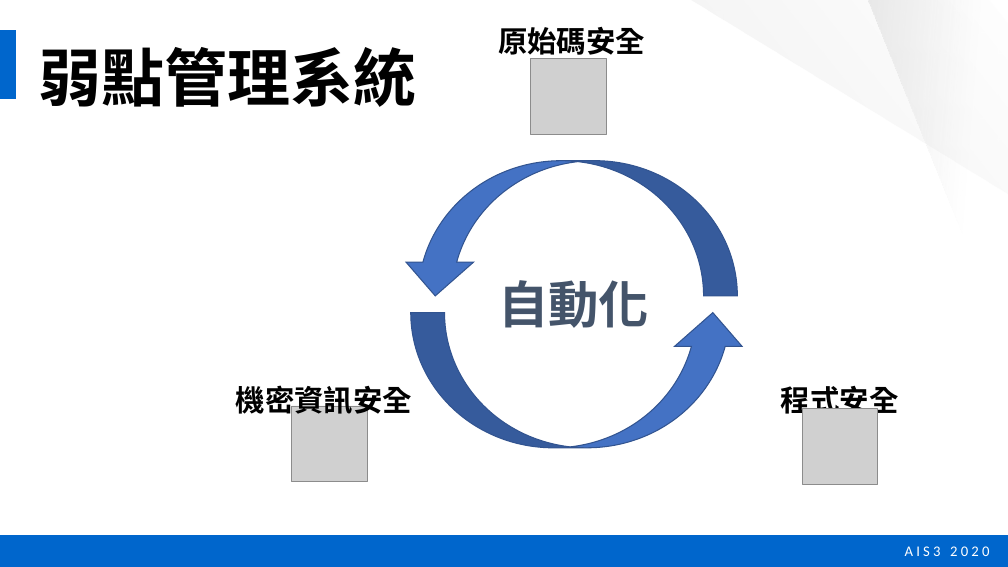
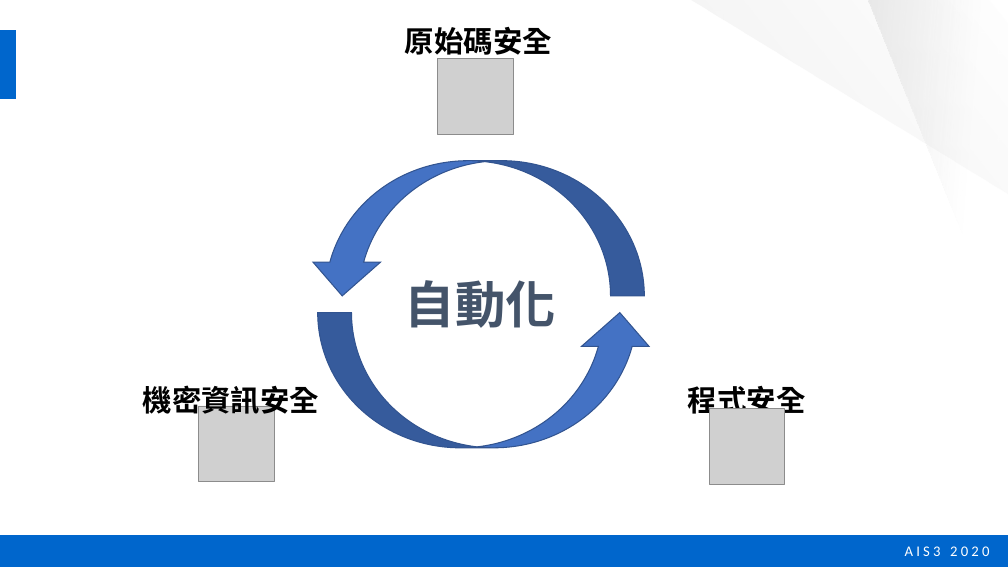
Before and after one commit to twinklestar03/AIS3-Dragon, a slide deck: slide 7 of Slide/AIS3 dragon security .pptx. Drawn at 1008x567 pixels with LibreOffice and Linux fonts; fonts in the diff are those of the drawing; grey boxes stand for pictures. Boxes give left, top, right and bottom in pixels: in the first picture for what was removed or moved away, otherwise in the second. Text is boxed around its words. In the diff, an @@ line names an element or a change of style, - is before the commit and + after.

```diff
--- a/Slide/AIS3 dragon security .pptx
+++ b/Slide/AIS3 dragon security .pptx
@@ text removed at <box>39,47,417,107</box> @@
-弱點管理系統
@@ 4 texts, 3 pictures, 2 curved up arrows: place and size @@
-4 texts, 3 pictures, 2 curved up arrows at <box>236,27,898,484</box>
+4 texts, 3 pictures, 2 curved up arrows at <box>143,27,805,484</box>
```
Also in this commit, not shown: 3 slides added.
